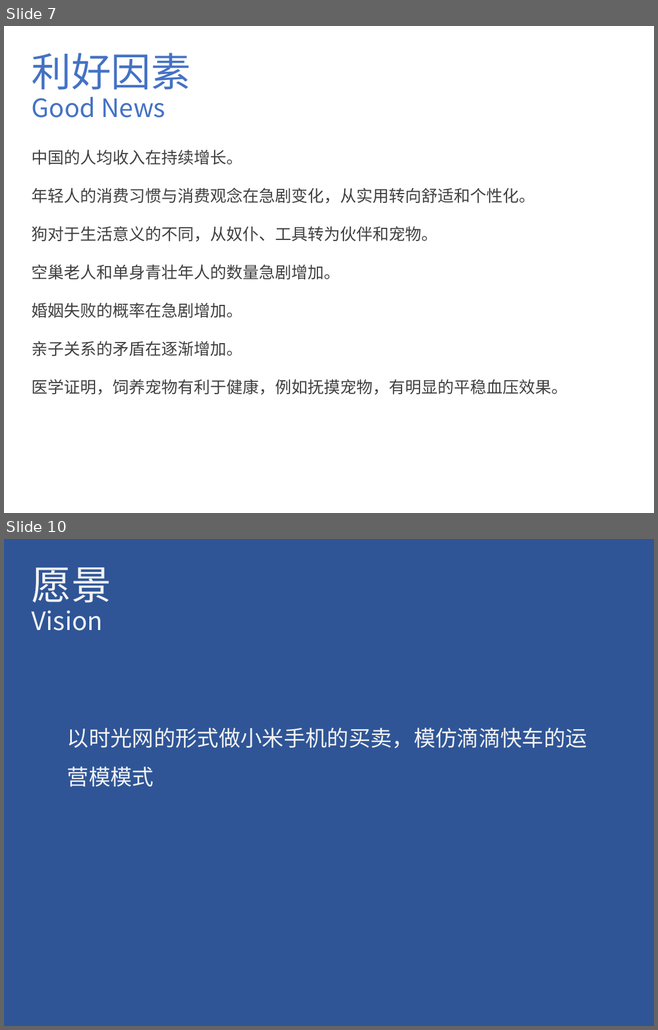
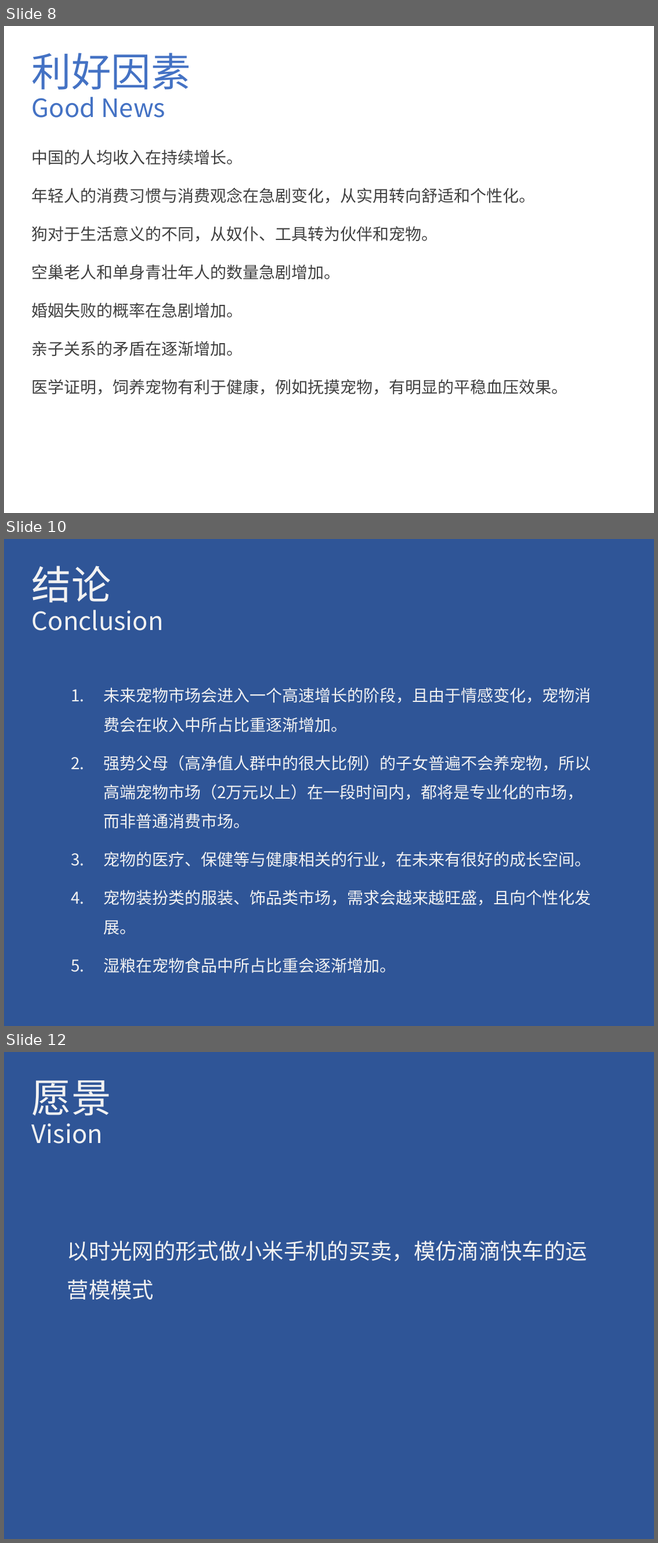
Before and after one commit to eplane/lingdang, a slide deck: doc/ppt/新建 Microsoft PowerPoint 演示文稿 (2).pptx. Shown one above the other, each under a label of ours: slides 7 and 10 before the commit, slides 8, 10 and 12 after it; the slides between them are not shown. The pictures are 658x1030 and 658x1543 pixels, drawn with LibreOffice and Linux fonts; fonts in the diff are those of the drawing. Boxes give left, top, right and bottom in pixels: in the first picture for what was removed or moved away, otherwise in the second. Text is boxed around its words. In the diff, an @@ line names an element or a change of style, - is before the commit and + after.

```diff
--- a/doc/ppt/新建 Microsoft PowerPoint 演示文稿 (2).pptx
+++ b/doc/ppt/新建 Microsoft PowerPoint 演示文稿 (2).pptx
@@ slide 10 added at <box>4,539,654,1026</box>, background #2F5597 @@
@@ text added at <box>32,566,164,631</box>, 28 pt, text #F2F2F2 @@
+结论
+Conclusion
@@ text added at <box>103,687,590,973</box>, 18 pt, text #F2F2F2 @@
+1. 未来宠物市场会进入一个高速增长的阶段，且由于情感变化，宠物消费会在收入中所占比重逐渐增加。
+2. 强势父母（高净值人群中的很大比例）的子女普遍不会养宠物，所以高端宠物市场（2万元以上）在一段时间内，都将是专业化的市场，而非普通消费市场。
+3. 宠物的医疗、保健等与健康相关的行业，在未来有很好的成长空间。
+4. 宠物装扮类的服装、饰品类市场，需求会越来越旺盛，且向个性化发展。
+5. 湿粮在宠物食品中所占比重会逐渐增加。
@@ what was slide 7 is now slide 8 @@
@@ what was slide 10 is now slide 12 @@
```
Also in this commit, not shown: 7 slides changed, 4 other slides added, 2 slides removed, 5 other files.
